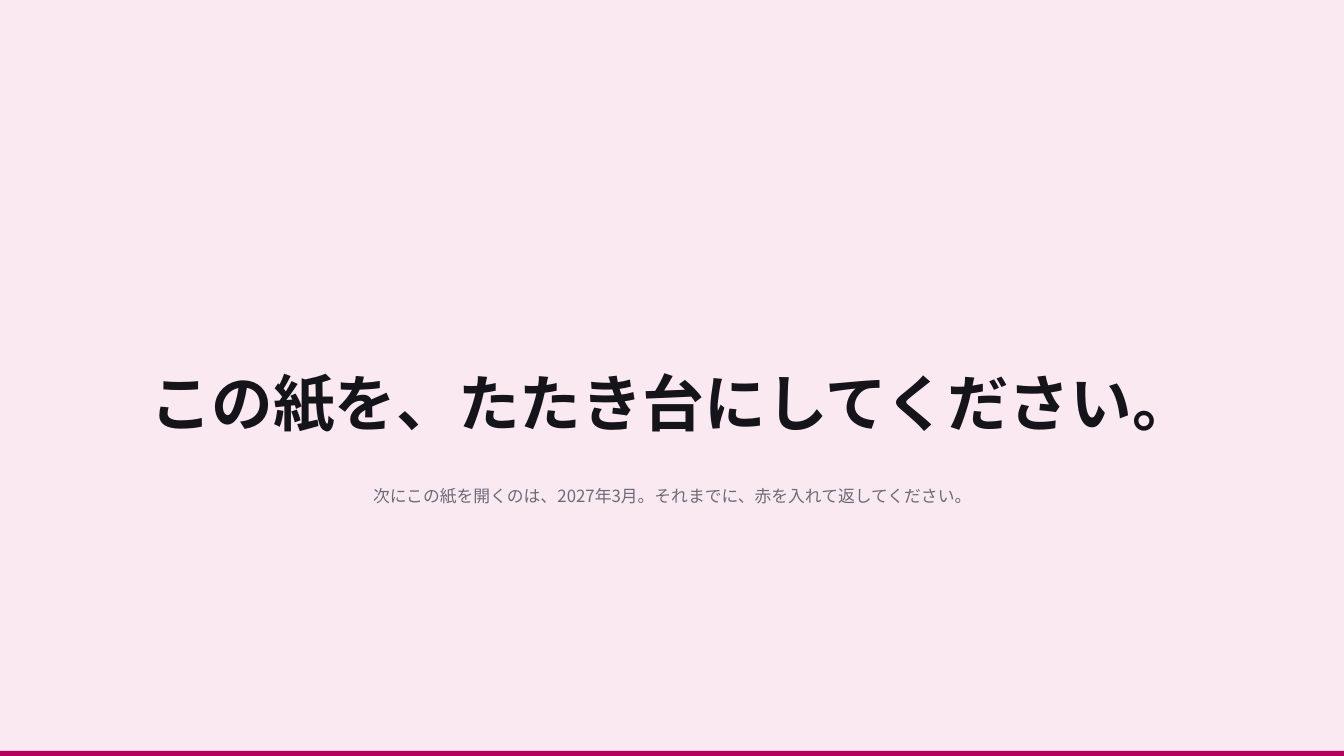
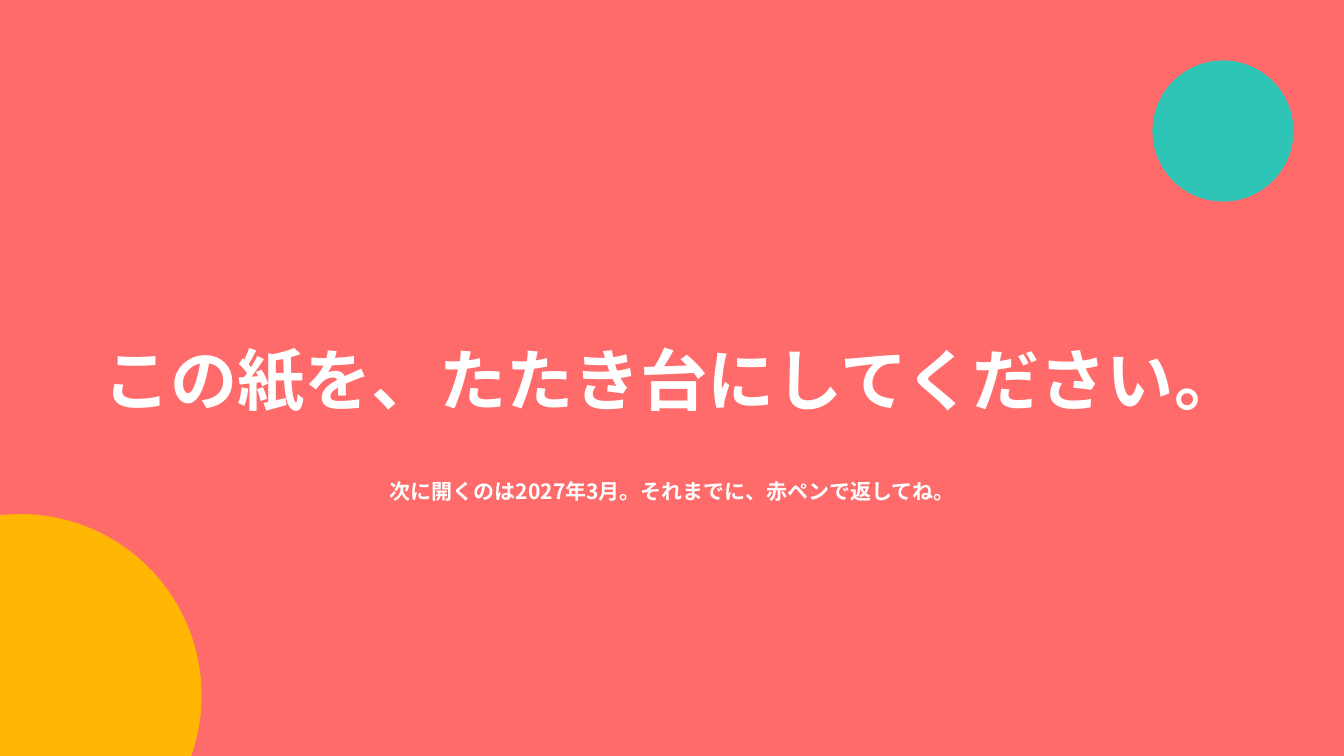
Before and after one commit to ayaka1933-glitch/portfolio, a slide deck: slide 11 of proposal/ふたりの計画のご提案.pptx (slide 10 before the commit). Drawn at 1344x756 pixels with LibreOffice and Linux fonts; fonts in the diff are those of the drawing. Boxes give left, top, right and bottom in pixels: in the first picture for what was removed or moved away, otherwise in the second. Text is boxed around its words. In the diff, an @@ line names an element or a change of style, - is before the commit and + after.

```diff
--- a/proposal/ふたりの計画のご提案.pptx
+++ b/proposal/ふたりの計画のご提案.pptx
@@ background #FBE9F2 to #FF6B6B @@
@@ ellipse added at [1152,60,1294,202], fill #2EC4B6 @@
@@ text "この紙を、たたき台にしてください。": place and size @@
-text "この紙を、たたき台にしてください。" at [150,373,1194,432]
+text "この紙を、たたき台にしてください。" at [103,347,1241,411]
@@ text "この紙を、たたき台にしてください。" at [103,347,1241,411]: size 44 to 48 pt, text colour #14141A to #FFFFFF; line spacing 1.5 to 1.4 @@
@@ text at [390,481,955,501]: text changed; size 12 to 15 pt; text colour #6B6B76 to #FFFFFF; bold on @@
-次にこの紙を開くのは、2027年3月。それまでに、赤を入れて返してください。
+次に開くのは2027年3月。それまでに、赤ペンで返してね。
@@ ellipse added at [0,514,202,756], fill #FFB703 @@
@@ rectangle removed at [0,751,1344,756] @@
```
Also in this commit, not shown: 8 other slides changed, 2 slides added, 1 slide removed, 4 other files.
